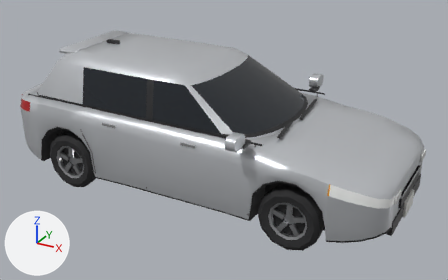
A saved change to the glTF model app/public/world/vehicles/hatch.glb.
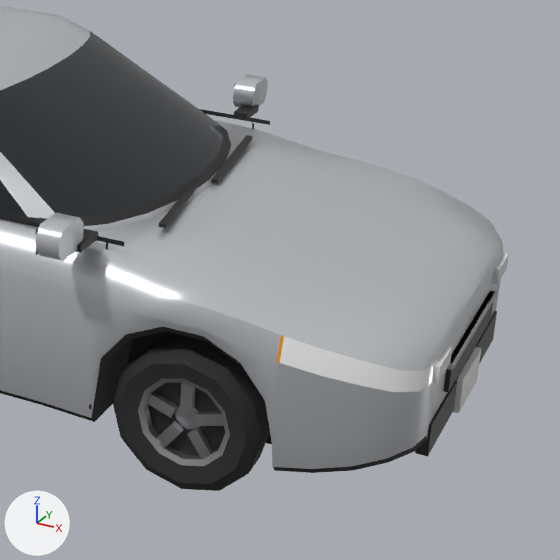
Each version is shown whole from a 50 mm lens placed at (3.12, -5.5, 3.32), pointed at (0.11, -0.03, 0.58), then close up on the part from 47% to 100% of the width and 15% to 100% of the height. Lighting does not change. The marker at lower left points along +X, +Y and +Z. The last two pictures show the newer version. Objects named as collision shapes, trigger or cutter boxes, shadow casters or lower levels of detail are left out. Where no turn or scale is listed for an object, it has been applied to the vertices. Vertices at exactly the same position are counted once.

In view in the first close-up: 'lod0'.
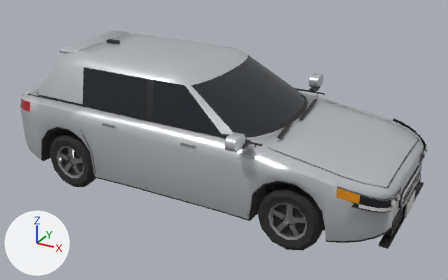
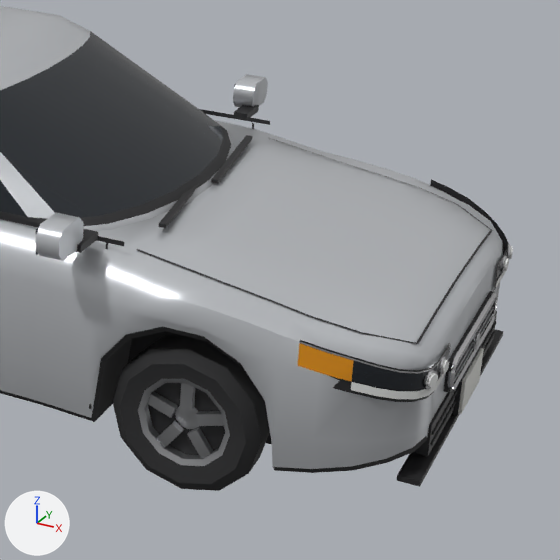
Where the newer file only moved an object's origin or applied its transform, the numbers keep the older frame.

Changed parts and their boxes [x1, y1, x2, y2] in the close-ups (560 x 560 px; the box of a moved part takes in the faces that stretch with it):
'lod0', reshaped
    before: [0, 6, 509, 491]
    after: [0, 6, 513, 491]
part 1 of me_lod0, added
    after: [472, 332, 480, 350]
part 2 of me_lod0, added
    after: [501, 256, 507, 273]
part 3 of me_lod0, added
    after: [439, 356, 446, 376]
part 4 of me_lod0, added
    after: [396, 330, 503, 487]
part 5 of me_lod0, added
    after: [503, 258, 509, 271]
part 6 of me_lod0, added
    after: [441, 359, 448, 374]
part 7 of me_lod0, moved or reshaped
    before: [453, 347, 481, 413]
    after: [458, 348, 484, 414]
part 8 of me_lod0, rebuilt (24% narrower, 19% shorter)
    before: [447, 290, 497, 370]
    after: [457, 300, 495, 365]
part 9 of me_lod0, built on
    before: [433, 253, 509, 383]
    after: [137, 138, 513, 445]
part 10 of me_lod0, edited (looks the same)
    both: [2, 112, 503, 442]
part 11 of me_lod0, recoloured
    before: [280, 336, 435, 392]
    after: [280, 336, 432, 380]
part 12 of me_lod0, recoloured
    both: [276, 335, 284, 363]

Diff of the bpy script that builds the scene:
```diff
--- a/app/public/world/vehicles/hatch.glb.py
+++ b/app/public/world/vehicles/hatch.glb.py
@@ me_lod0 @@
 # used by ob_lod0; location = (0.004, 0.0, 0.755)
-me_lod0.from_pydata(...)  # 1832 vertices, 3240 faces; spans x -2.15..2.15, y -1.1..1.1, z -0.76..0.76
+me_lod0.from_pydata(...)  # 2326 vertices, 3920 faces; spans x -2.15..2.16, y -1.1..1.1, z -0.75..0.75
+# me_lod0 part 1: a new loose piece, a 10-sided cylinder along x spanning x 2.147..2.163, y -0.036..0.036, z -0.275..-0.205, in mat_chrome
+# me_lod0 part 2: a new loose piece, a 10-sided cylinder along x spanning x 2.1319..2.1411, y 0.4822..0.5579, z -0.1476..-0.0756, in mat_chrome
+# me_lod0 part 3: a new loose piece, a 10-sided cylinder along x spanning x 2.1319..2.1411, y -0.5579..-0.4822, z -0.1476..-0.0756, in mat_chrome
+# me_lod0 part 4: a new loose piece, a box spanning x 2.056..2.146, y -0.7..0.7, z -0.541..-0.519, in mat_trim
+# me_lod0 part 5: a new loose piece, a 10-sided cylinder along x spanning x 2.133..2.151, y 0.492..0.548, z -0.138..-0.085, in mat_head
+# me_lod0 part 6: a new loose piece, a 10-sided cylinder along x spanning x 2.133..2.151, y -0.548..-0.492, z -0.138..-0.085, in mat_head
+# me_lod0 part 7: the loose piece of 8 vertices spanning x 2.13..2.15, y -0.16..0.16, z -0.5..-0.35 is moved by (0.01, 0.0, 0.0)
+# me_lod0 part 8: the loose piece of 8 vertices spanning x 2.12..2.15, y -0.37..0.37, z -0.2..-0.18 is rebuilt with 8 vertices and now spans x 2.14..2.15, y -0.33..0.33, z -0.21..-0.2, in mat_rim
+# me_lod0 part 9: 16 vertices removed from x 2.11..2.14, y -0.58..0.58, z -0.16..-0.08; 402 vertices added at x 0.96..2.16, y -0.91..0.91, z -0.51..0.2
+# me_lod0 part 10: 72 kept faces spanning x -2.14..2.14, y -0.92..0.92, z -0.71..0.27 get new vertex colours
+# me_lod0 part 11: 20 faces spanning x 1.63..2.12, y -0.92..0.92, z -0.15..0.06 switch from mat_head to mat_paint
+# me_lod0 part 12: 4 faces spanning x 1.62..1.63, y -0.92..0.92, z -0.04..0.06 switch from mat_amber to mat_paint
 me_lod0.materials.append(mat_glass)
```
